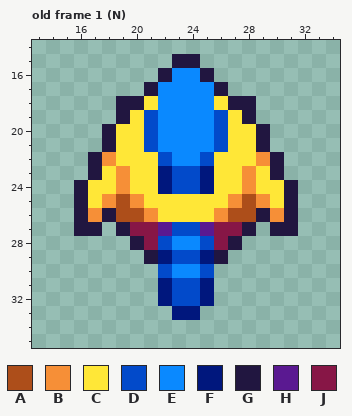
Two versions of one pixel-art file, art/fish_fast.aseprite. Above is the file before it was changed.
48x48 pixels, 4 frames. Shown: old frame 1 (N): x 13..34, y 14..35. The commit also changed other frames, which this record leaves out.
Palette (. is transparent): A #ad4e1a  B #f68f37  C #ffe737  D #024aca  E #0a89ff  F #00177d  G #211640  H #5a1991  J #871646
Pixels before, old frame 1 (N), first column x 16:
15 .......GG.......
16 ......GEEG......
17 .....GEEEEG.....
18 ...GGCEEEECGG...
19 ...GCDEEEEDCG...
20 ..GCCDEEEEDCCG..
21 ..GCCDEEEEDCCG..
22 .GBCCCDEEDCCCBG.
23 .GCBCCFDDFCCBCG.
24 GCCBCCFDDFCCBCCG
25 GCBABCCCCCCBABCG
26 GBGAABCCCCBAAGBG
27 GG.GJJHDDHJJG.GG
28 ....GJDEEDJG....
29 .....GFDDFG.....
30 ......DEED......
31 ......FDDF......
32 ......FDDF......
33 .......FF.......
The result:
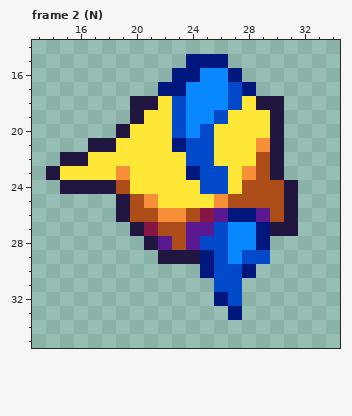
A new or re-ordered frame is compared with the old frame closest to it.
The commit says: North swim WIP
What changed:
frames 4 -> 7
Changed rows in their new state; - is an unchanged pixel.
Frame 2 (N) is new; against old frame 1 (N):
first column x 14:
15 ---------.FFF----
16 --------.FFEEF---
17 -------.FF--EDF--
18 -----.-GCD--EDCGG
19 -----.GCCD----CCG
20 ----.G-CCD-DC--CG
21 ---G---CCFDDC--BG
22 -GGCC---CCD----A-
23 GCCC----CCFDD--A-
24 -G-GGA--CCCDD-AAA
25 --...GAB----BA-AA
26 --...G-ABBAJHFFHA
27 --..-.G-AAH-DEEF-
28 ------.GHAH-DEEF-
29 -------.GGG-DEDD-
30 --------...FDDF--
31 --------....DD---
32 --------....FD---
33 ---------..--F---
Where, in picture pixels (left, top, right, bottom), the same in both pictures:
changed: (46, 54, 284, 320)
